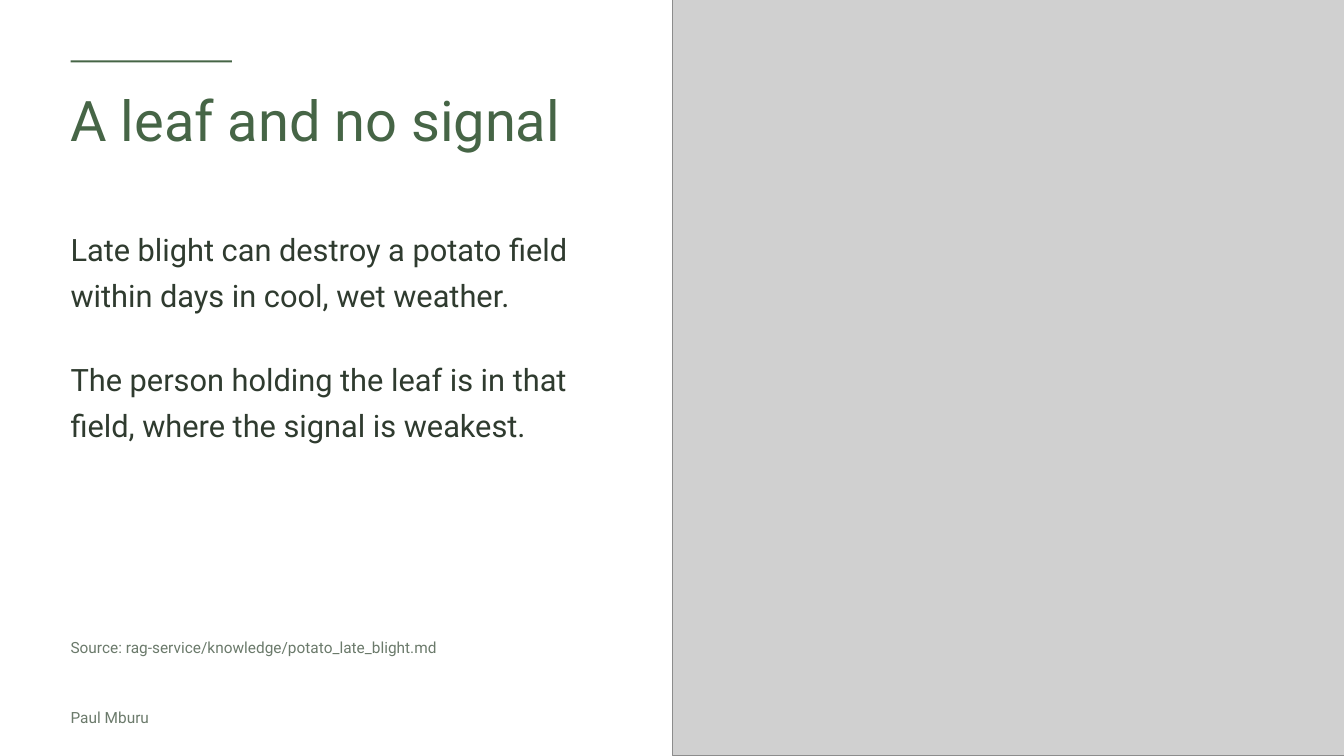
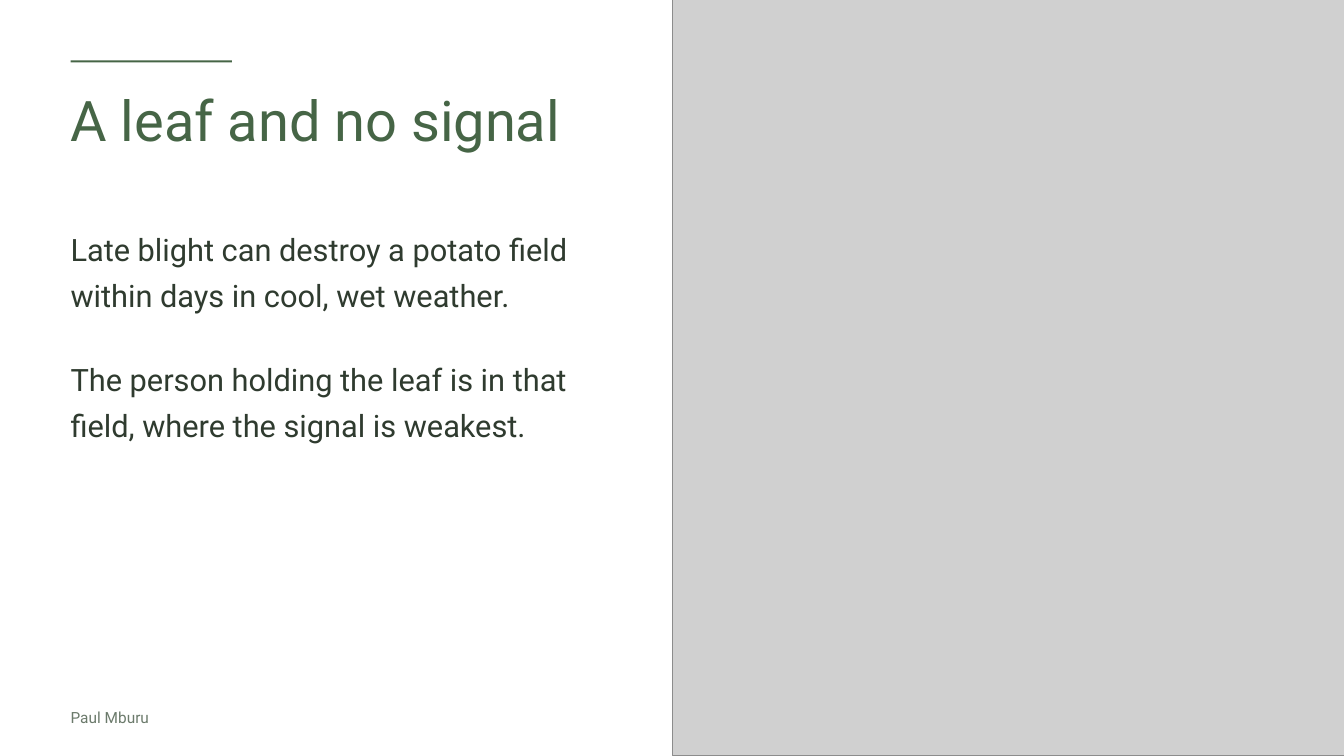
Before and after one commit to Paulmburu/ai-crop-disease-platform, a slide deck: slide 2 of docs/presentation/LeafCheck_FlutterconKE.pptx. Drawn at 1344x756 pixels with LibreOffice and Linux fonts; fonts in the diff are those of the drawing; grey boxes stand for pictures. Boxes give left, top, right and bottom in pixels: in the first picture for what was removed or moved away, otherwise in the second. Text is boxed around its words. In the diff, an @@ line names an element or a change of style, - is before the commit and + after.

```diff
--- a/docs/presentation/LeafCheck_FlutterconKE.pptx
+++ b/docs/presentation/LeafCheck_FlutterconKE.pptx
@@ text removed at (71, 641, 437, 656) @@
-Source: rag-service/knowledge/potato_late_blight.md
```
Also in this commit, not shown: 17 other slides changed, 30 slides added, 7 slides removed, 12 other files.
